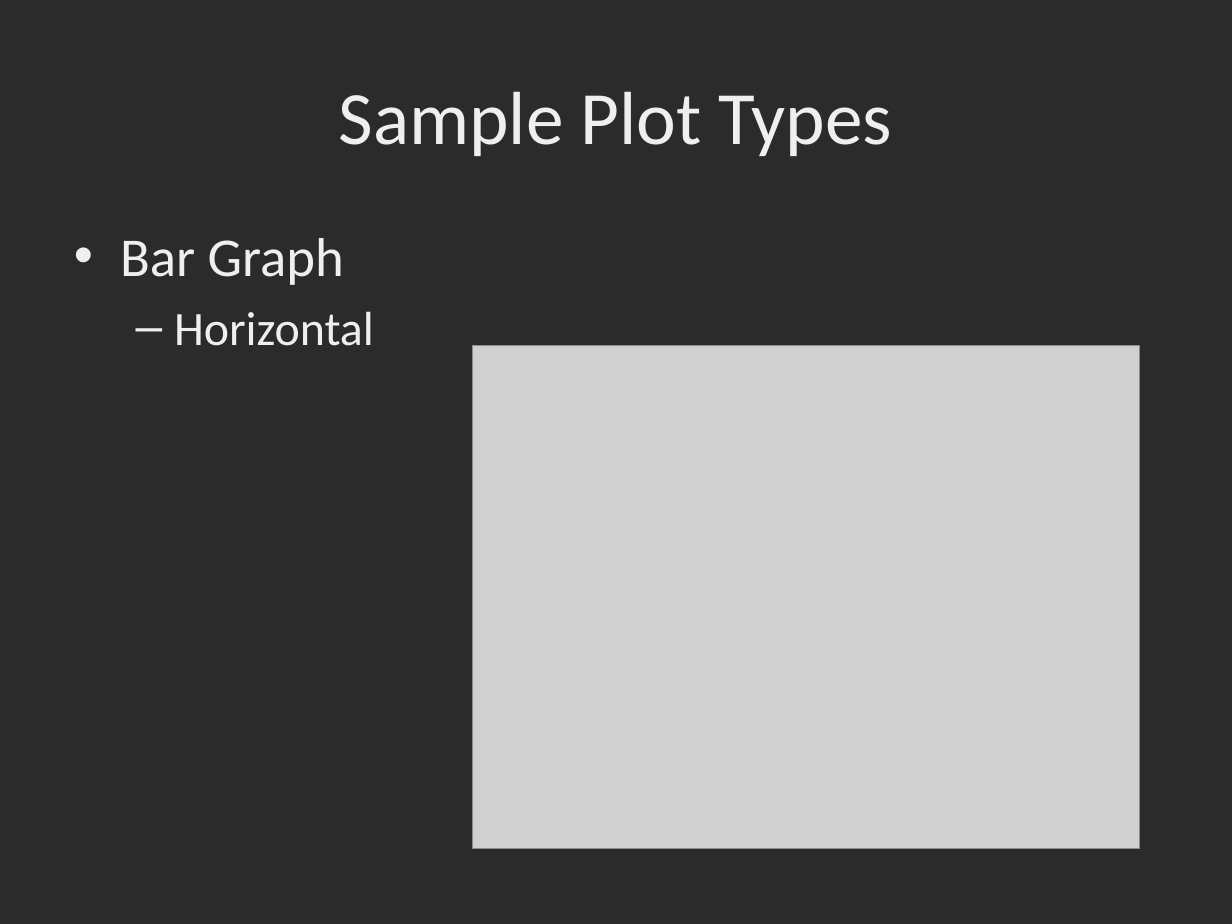
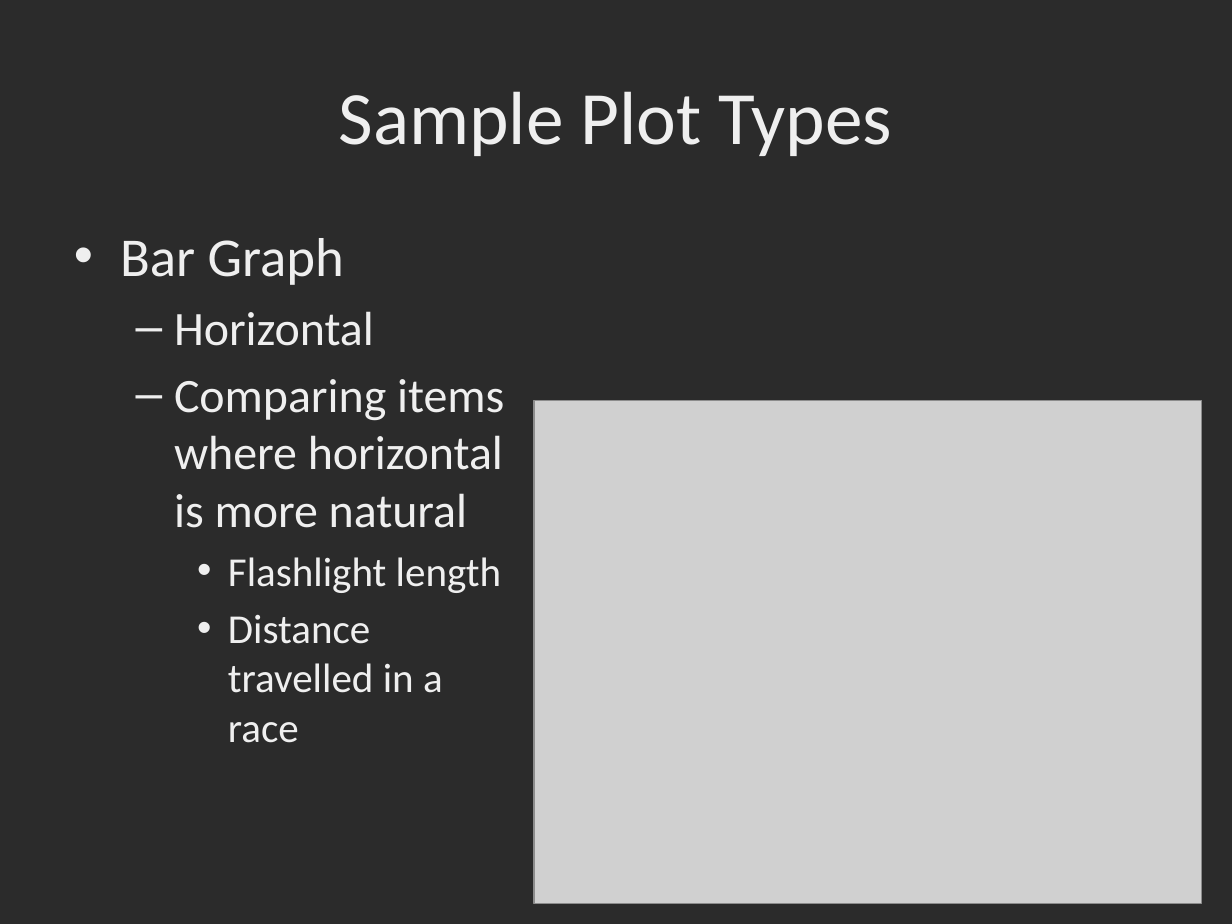
Before and after one commit to dbowmans46/PracticalProgramming, a slide deck: slide 7 of Session 7 - Python/Instructional Material/Session 7 - Python Plotting with MatPlotLib.pptx. Drawn at 1232x924 pixels with LibreOffice and Linux fonts; fonts in the diff are those of the drawing; grey boxes stand for pictures; background and template pictures are left out; a plain dark background stands for a picture behind light text. Boxes give left, top, right and bottom in pixels: in the first picture for what was removed or moved away, otherwise in the second. Text is boxed around its words. In the diff, an @@ line names an element or a change of style, - is before the commit and + after.

Commit message:
Added reasons for selecting a certain type of plot.

```diff
--- a/Session 7 - Python/Instructional Material/Session 7 - Python Plotting with MatPlotLib.pptx
+++ b/Session 7 - Python/Instructional Material/Session 7 - Python Plotting with MatPlotLib.pptx
@@ text at [174,379,504,743]: paragraphs added @@
+  – Comparing items where horizontal is more natural
+    • Flashlight length
+    • Distance travelled in a race
@@ picture: place and size @@
-picture at [472,346,1140,849]
+picture at [533,400,1201,903]
```
Also in this commit, not shown: 8 other slides changed.
